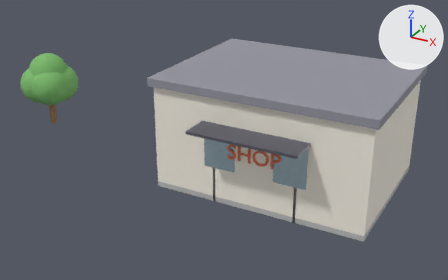
One commit to the glTF model output/shop_building.gltf: the scene before it, then after it.
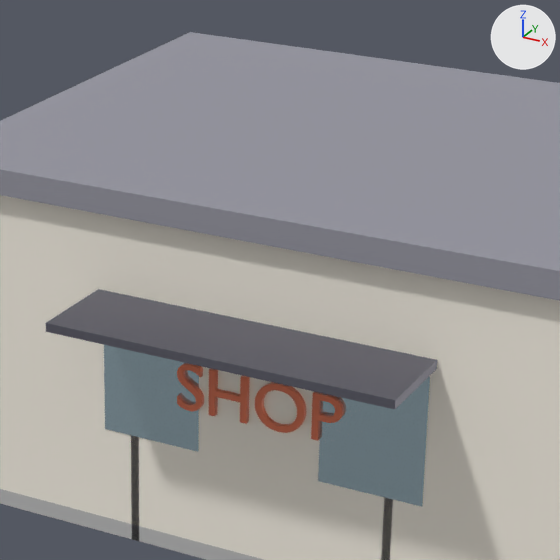
Each version appears first whole from a 50 mm camera at (8.28, -20.15, 11.07) aimed at (-2.75, -0.08, 1.04), and next in a close-up on the part from 38% to 78% of the width and 10% to 74% of the height. Arrows for +X, +Y and +Z are at upper right; the lights stay in place. Where no turn or scale is listed for an object, it has been applied to the vertices.

In view in the first close-up: 'Floor_1_Slab', 'Floor_1_Wall_Front', 'Floor_1_Window_Front_0', 'Floor_1_Window_Front_1', 'Shop_Building_Canopy', 'Shop_Building_Roof', 'Shop_Building_Text_SHOP'.
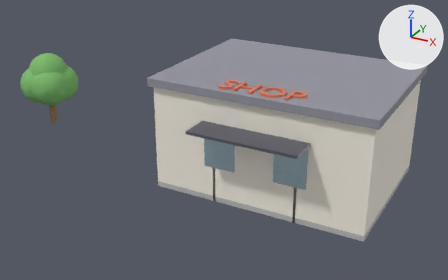
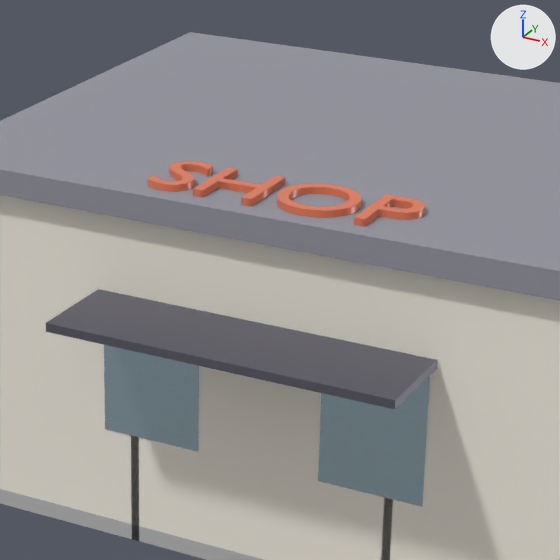
Where the change shows, as pixel boxes [x1, y1, x2, y2] in the close-ups (560 x 560 px):
'Shop_Building_RoofText_SHOP', added (orange)
    after: [147, 161, 425, 227]
'Shop_Building_Text_SHOP', deleted
    before: [177, 363, 344, 441]

The change, as a list of edits to the scene's bpy script:
```text
Add me_text_1:
    me_text_1.from_pydata(...)  # 572 vertices, 1136 faces; spans x -1.46..1.5, y 0.23..1.07, z -0.08..0.08
    me_text_1.materials.append(mat_shop_building_text_shop)  # orange #e77c59
Remove ob_shop_building_text_shop:
    ob_shop_building_text_shop = bpy.data.objects.new('Shop_Building_Text_SHOP', me_text)
    ob_shop_building_text_shop.location = (0.0, -3.01, 2.1)
Add ob_shop_building_rooftext_shop:
    ob_shop_building_rooftext_shop = bpy.data.objects.new('Shop_Building_RoofText_SHOP', me_text_1)
    ob_shop_building_rooftext_shop.location = (0.0, -3.15, 4.3)
```
